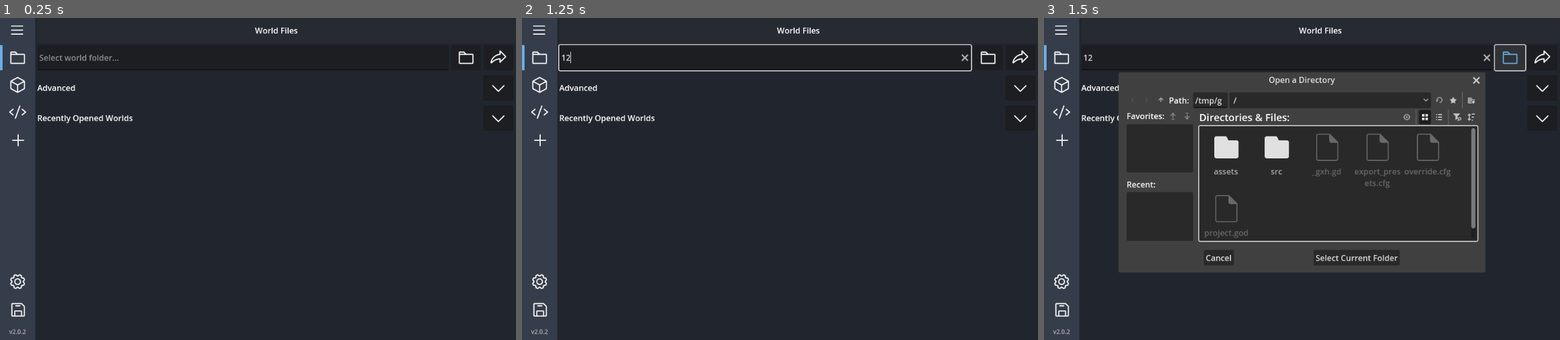
Above: before the commit, frames 1-3 (left to right).
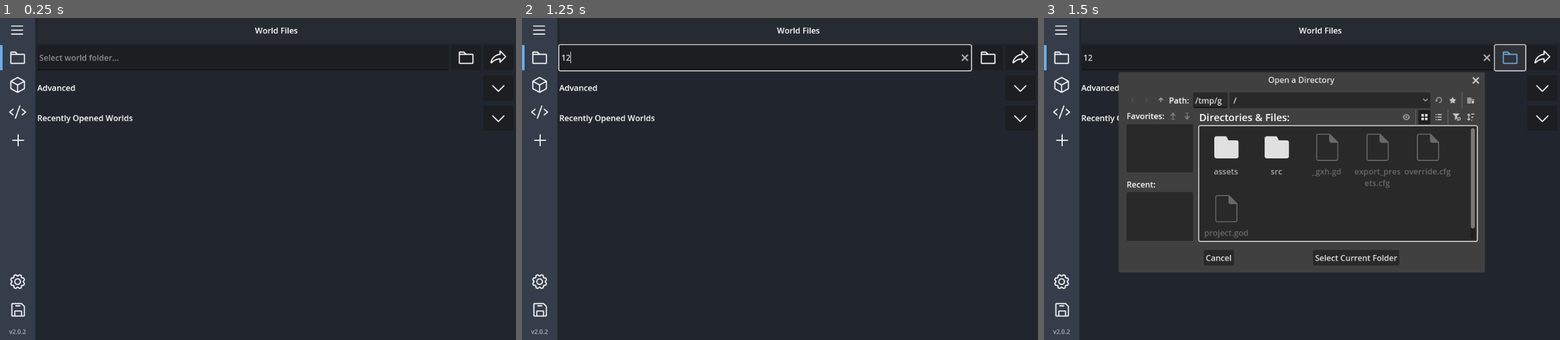
Above: after the commit, the same moments.

Repository: DragonTech26/BDSAddonManager
Game: Godot game, scene res://src/scenes/main.tscn
Same seed, same stepped clock (60 frames per second), same inputs: the game is played once before the commit and once after it.
Inputs (mouse positions are in pixels of both pictures, inside the frame that each line leads up to):
- Up to frame 1 (0.25 s): no input
- Up to frame 2 (1.25 s): click (764, 56) at 0.52 s; type "12" at 0.6 s
- Up to frame 3 (1.5 s): click (1508, 56) at 1.25 s

Frames 1-2 are identical in both runs. In frame 3, 0.6% of the frame differs, in the area x 43-85%, y 18-76%.

Commit message:
Added config option to change recent world list size with a basic validator. Increased default list size to 5 from 4.

Diff:
--- a/src/autoload/load_recent_worlds.gd
+++ b/src/autoload/load_recent_worlds.gd
@@ -1,10 +1,8 @@
 extends Node
 
 const FILE_PATH := "user://recently_opened.json"
-const MAX_RECENT := 4
 
 var recent_worlds: Array = []
-
 
 func _ready():
 	load_recent_worlds()
@@ -30,6 +28,9 @@
 	else:
 		recent_worlds = []
 		save_recent_worlds()
+		return
+
+	_trim_recent_worlds()
 
 
 func save_recent_worlds() -> void:
@@ -48,11 +49,9 @@
 		"bp_location_on_disk": bp_dir,
 	}
 
-	# Remove existing match
 	var index := -1
 	for i in range(recent_worlds.size()):
 		var item = recent_worlds[i]
-
 		if item.location_on_disk == world_dir \
 		and item.rp_location_on_disk == rp_dir \
 		and item.bp_location_on_disk == bp_dir:
@@ -62,11 +61,13 @@
 	if index != -1:
 		recent_worlds.remove_at(index)
 
-	# Insert at top
 	recent_worlds.insert(0, entry)
 
-	# Enforce item size limit
-	if recent_worlds.size() > MAX_RECENT:
-		recent_worlds = recent_worlds.slice(0, MAX_RECENT)
+	_trim_recent_worlds()
+	save_recent_worlds()
 
-	save_recent_worlds()
+
+func _trim_recent_worlds() -> void:
+	var max_list_size: int = LoadSettings.get_setting("RECENT_WORLD_LIST_SIZE")
+	if recent_worlds.size() > max_list_size:
+		recent_worlds = recent_worlds.slice(0, max_list_size)
--- a/src/autoload/load_settings.gd
+++ b/src/autoload/load_settings.gd
@@ -7,6 +7,7 @@
 	"HIDE_TEXT_MODIFIER_SYMBOLS": true,
 	"IMPORT_AS_UNIQUE_FOLDER_NAME": true,
 	"USE_SYSTEM_TRASH_ON_DELETE": false,
+	"RECENT_WORLD_LIST_SIZE": 5,
 	"SUPER_SECRET_SETTING": false,
 }
 
@@ -31,11 +32,9 @@
 				if settings.has(key): # only accept known keys
 					settings[key] = parse_value(value)
 		file.close()
-		# Merge defaults: add any missing keys
-		for key in settings.keys():
-			if settings[key] == null:
-				settings[key] = settings[key] # ensure default is set
-		save_settings() # rewrite file with merged defaults
+
+		setting_integrity_checker()
+		save_settings()
 	else:
 		print("No settings file found, creating defaults...")
 		save_settings()
@@ -73,6 +72,13 @@
 		save_settings()
 
 
+func setting_integrity_checker() -> void:
+	# Recent world list size check
+	var value = settings["RECENT_WORLD_LIST_SIZE"]
+	if value is not int or value < 0:
+		set_setting("RECENT_WORLD_LIST_SIZE", 5)
+
+
 # Code to get setting value
 # if LoadSettings.get_setting("SETTING_NAME"):
 # Code to set setting value
